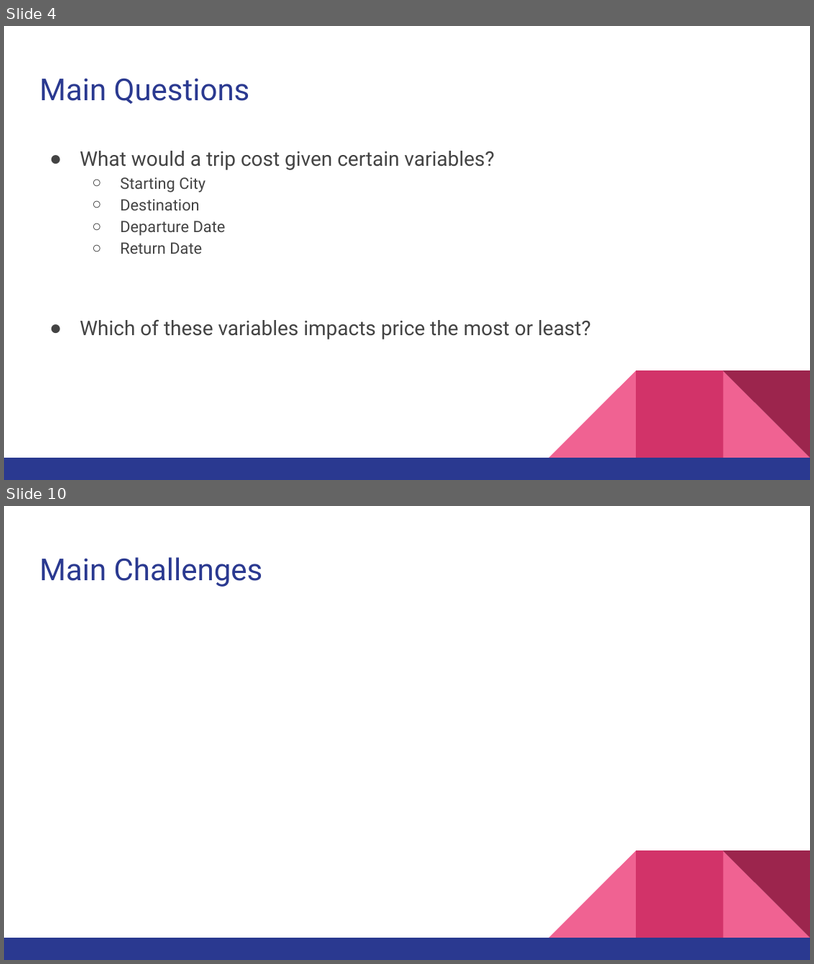
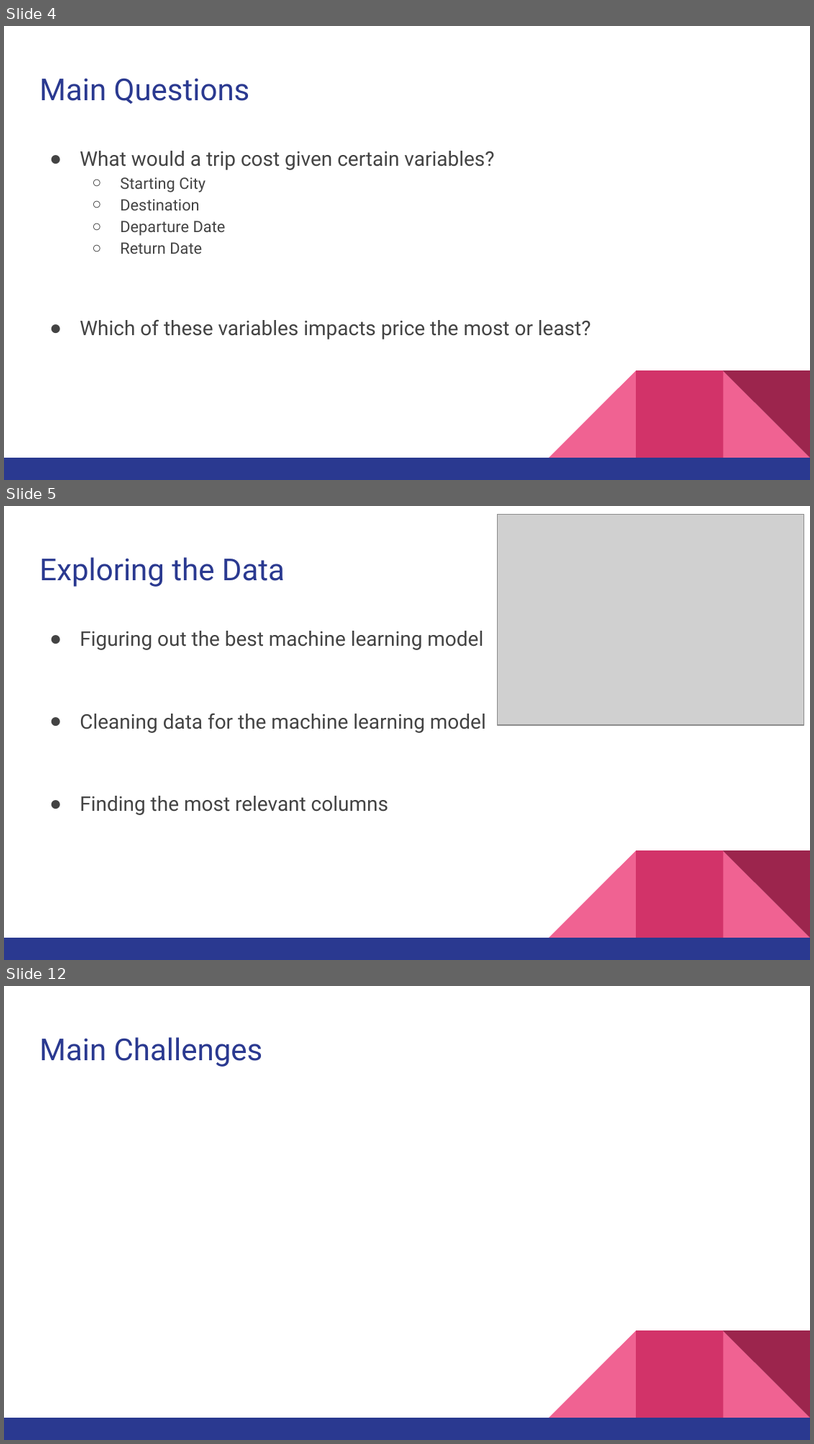
Before and after one commit to TurnerE8/Flight-Price-Predictor, a slide deck: SlideShow/Data Analytics Final Presentation.pptx. Shown one above the other, each under a label of ours: slides 4 and 10 before the commit, slides 4, 5 and 12 after it; the slides between them are not shown. The pictures are 814x964 and 814x1444 pixels, drawn with LibreOffice and Linux fonts; fonts in the diff are those of the drawing; grey boxes stand for pictures. Boxes give left, top, right and bottom in pixels: in the first picture for what was removed or moved away, otherwise in the second. Text is boxed around its words. In the diff, an @@ line names an element or a change of style, - is before the commit and + after.

```diff
--- a/SlideShow/Data Analytics Final Presentation.pptx
+++ b/SlideShow/Data Analytics Final Presentation.pptx
@@ slide 5 added at [4,506,810,960], background #FFFFFF; not listed: 5 template elements that a slide beside it also shows @@
@@ picture added at [497,514,804,725] @@
@@ title added at [39,557,285,587], 27 pt, text #2A3990 @@
+Exploring the Data
@@ text added at [80,631,486,815], 18 pt, text #434343 @@
+● Figuring out the best machine learning model
+● Cleaning data for the machine learning model
+● Finding the most relevant columns
@@ what was slide 10 is now slide 12 @@
```
Also in this commit, not shown: 3 slides changed, 8 other slides added, 4 slides removed.
